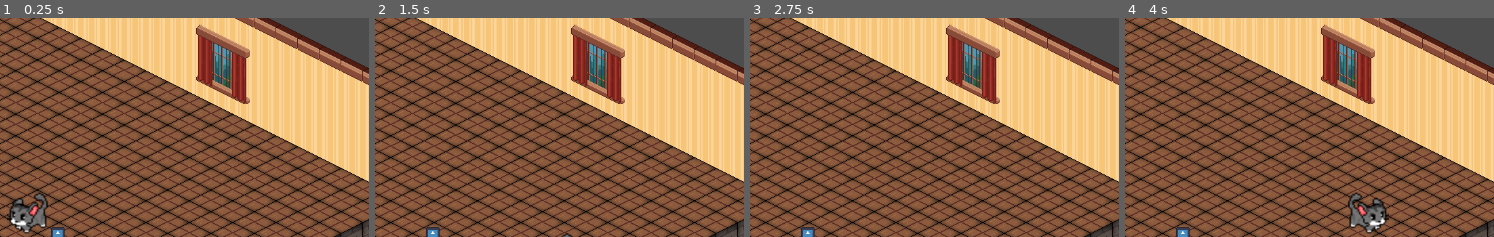
Above: before the commit, frames 1-4 (left to right).
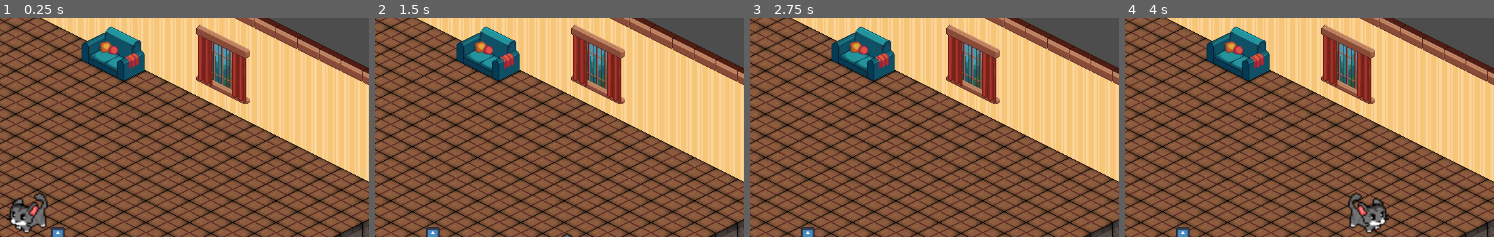
Above: after the commit, the same moments.

Repository: OscarPindaro/GodotWildJam63
Game: Godot game, scene res://scenes/map/room_1.tscn
The game is run twice, just before and just after one commit, with the same random seed, the same clock (stepped at 60 frames per second) and the same inputs. This scene is started directly instead of the project's main scene. The engine's default icon, where the game draws it, is replaced by a stand-in: a white triangle on a blue panel in a dark square. Sound files missing from this copy of the repository are replaced by a short silence.
Inputs (mouse positions are % of the whole screen's width and height, from its top left):
- Up to frame 1 (0.25 s): no input
- Up to frame 2 (1.5 s): tap Enter at 0.5 s; move the mouse to (74, 45) at 0.52 s; hold Right (player_move_right) 0.53-1.28 s; tap E (player_interact) at 0.6, 1.35 s; click (74, 45) at 0.67 s; move the mouse to (28, 55) at 1.27 s; hold S (player_move_down) from 1.28 s (still down)
- Up to frame 3 (2.75 s): move the mouse to (61, 28) at 2.02 s; release S (player_move_down) at 2.03 s; hold Right (player_move_right) from 2.03 s (still down); tap E (player_interact) at 2.1 s
- Up to frame 4 (4 s): move the mouse to (44, 70) at 2.77 s; release Right (player_move_right) at 2.78 s; hold W (player_move_up) 2.78-3.53 s; tap E (player_interact) at 2.85, 3.6 s; click (44, 70) at 2.92 s; move the mouse to (82, 65) at 3.52 s; hold A (player_move_left) from 3.53 s (still down)
The pictures show only the part of the screen within x 43-93%, y 23-72%; the shares and areas given below are measured in that part.

The runs differ from the first frame. In frame 1, 2.9% of the frame differs, in the area x 21-40%, y 3-29%; in frame 2, 2.9%; in frame 3, 2.9%; in frame 4, 2.9%.

Commit message:
added divano

Diff:
--- a/scenes/map/room_1.tscn
+++ b/scenes/map/room_1.tscn
@@ -6,6 +6,7 @@
 [ext_resource type="PackedScene" uid="uid://i7l7hys0rdbs" path="res://scenes/minigames/climb-tenda/tenda_base.tscn" id="4_21qi7"]
 [ext_resource type="PackedScene" uid="uid://blcki6ewb52y" path="res://scenes/minigames/minigame_dock.tscn" id="4_gijfu"]
 [ext_resource type="PackedScene" uid="uid://1cu0y5r5edjv" path="res://scenes/objects/Finestra.tscn" id="6_wbhb7"]
+[ext_resource type="PackedScene" uid="uid://dhkvdp45wfthd" path="res://scenes/objects/divano.tscn" id="7_sufyc"]
 
 [node name="Room1" type="Node2D"]
 
@@ -27,7 +28,14 @@
 [node name="Finestra" parent="." instance=ExtResource("6_wbhb7")]
 position = Vector2(850, 215)
 
+[node name="Area2D" parent="Finestra" index="0"]
+position = Vector2(0, 0)
+rotation = 0.0
+
 [node name="CollisionShape2D" parent="Finestra/Area2D" index="1"]
 position = Vector2(-16.3722, 74.6252)
 
+[node name="Divano" parent="." instance=ExtResource("7_sufyc")]
+position = Vector2(688, 199)
+
 [editable path="Finestra"]
--- a/scenes/objects/Finestra.tscn
+++ b/scenes/objects/Finestra.tscn
@@ -15,7 +15,7 @@
 }]
 
 [sub_resource type="RectangleShape2D" id="RectangleShape2D_1xhjh"]
-size = Vector2(79.1939, 19.5925)
+size = Vector2(79.1939, 29.9885)
 
 [node name="Finestra" instance=ExtResource("1_5yu2m")]
 
--- /dev/null
+++ b/scenes/objects/divano.tscn
@@ -0,0 +1,30 @@
+[gd_scene load_steps=5 format=3 uid="uid://dhkvdp45wfthd"]
+
+[ext_resource type="PackedScene" uid="uid://ckbitv4gjqbt" path="res://scenes/objects/base_minigame_starter.tscn" id="1_3pdkn"]
+[ext_resource type="Texture2D" uid="uid://5idj37ji8ri8" path="res://images/divano/SOFA.png" id="2_ucmcb"]
+
+[sub_resource type="SpriteFrames" id="SpriteFrames_1imi7"]
+animations = [{
+"frames": [{
+"duration": 1.0,
+"texture": ExtResource("2_ucmcb")
+}],
+"loop": true,
+"name": &"default",
+"speed": 5.0
+}]
+
+[sub_resource type="RectangleShape2D" id="RectangleShape2D_f88ps"]
+size = Vector2(61.9157, 20)
+
+[node name="Divano" instance=ExtResource("1_3pdkn")]
+
+[node name="AnimatedSprite2D" parent="Area2D" index="0"]
+texture_filter = 1
+sprite_frames = SubResource("SpriteFrames_1imi7")
+
+[node name="CollisionShape2D" parent="Area2D" index="1"]
+position = Vector2(-19.9905, 37.0167)
+rotation = 0.463154
+scale = Vector2(1.19855, 1.27395)
+shape = SubResource("RectangleShape2D_f88ps")
Binary file added: images/divano/SOFA.png
Not shown: 1 places in scenes/map/room_1.tscn that only renumber resources
